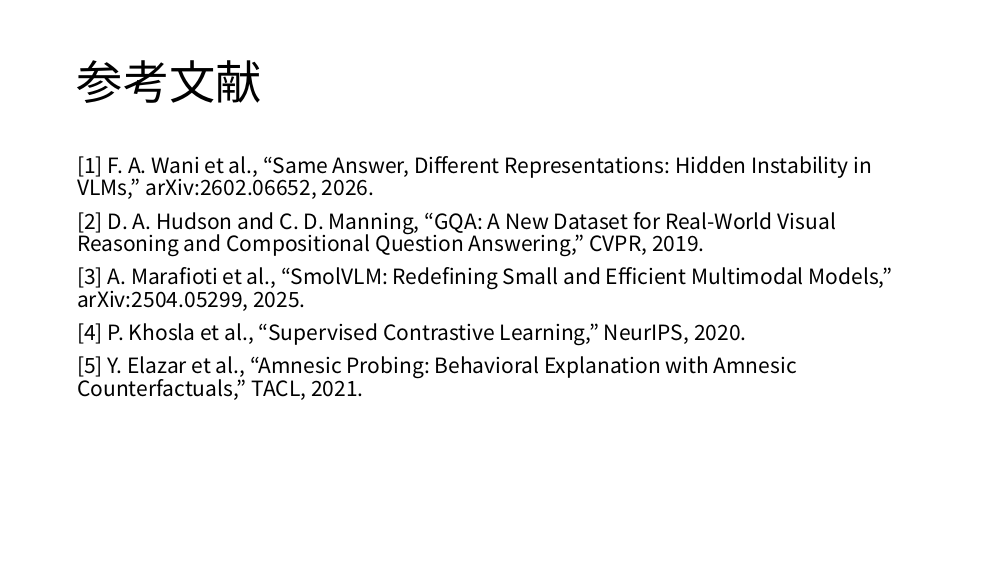
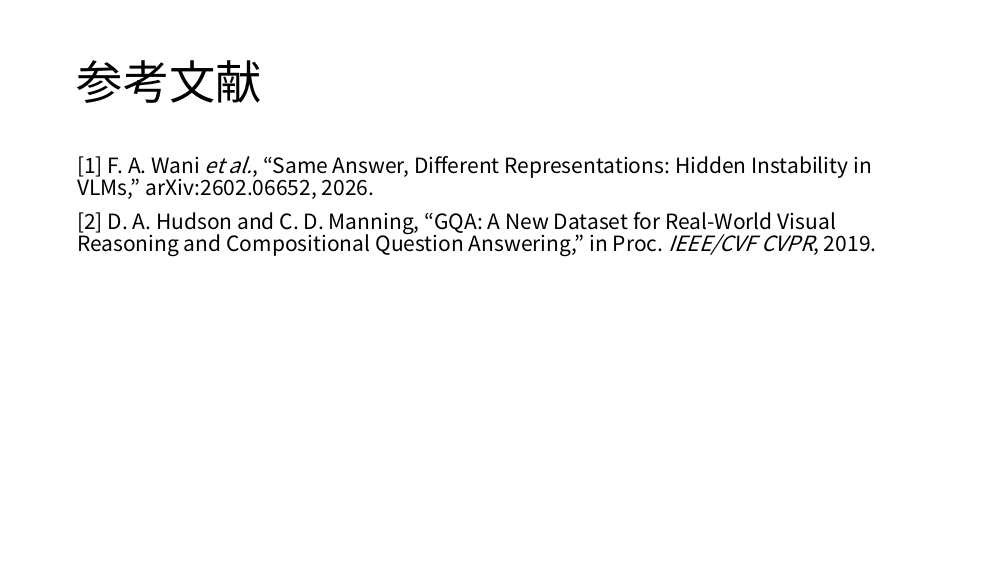
Before and after one commit to tomoking2004/cotar, a slide deck: slide 16 of presentations/20261030_進捗報告.pptx. Drawn at 1008x567 pixels with LibreOffice and Linux fonts; fonts in the diff are those of the drawing. Boxes give left, top, right and bottom in pixels: in the first picture for what was removed or moved away, otherwise in the second. Text is boxed around its words. In the diff, an @@ line names an element or a change of style, - is before the commit and + after.

```diff
--- a/presentations/20261030_進捗報告.pptx
+++ b/presentations/20261030_進捗報告.pptx
@@ text at (x1=77, y1=156, x2=872, y2=199): italic on in "et al.," @@
@@ text at (x1=77, y1=212, x2=877, y2=256): text changed @@
-[2] D. A. Hudson and C. D. Manning, “GQA: A New Dataset for Real-World Visual Reasoning and Compositional Question Answering,” CVPR, 2019.
-[3] A. Marafioti et al., “SmolVLM: Redefining Small and Efficient Multimodal Models,” arXiv:2504.05299, 2025.
-[4] P. Khosla et al., “Supervised Contrastive Learning,” NeurIPS, 2020.
-[5] Y. Elazar et al., “Amnesic Probing: Behavioral Explanation with Amnesic Counterfactuals,” TACL, 2021.
+[2] D. A. Hudson and C. D. Manning, “GQA: A New Dataset for Real-World Visual Reasoning and Compositional Question Answering,” in Proc. IEEE/CVF CVPR, 2019.
```
Also in this commit, not shown: 14 other slides changed, 1 other file.
